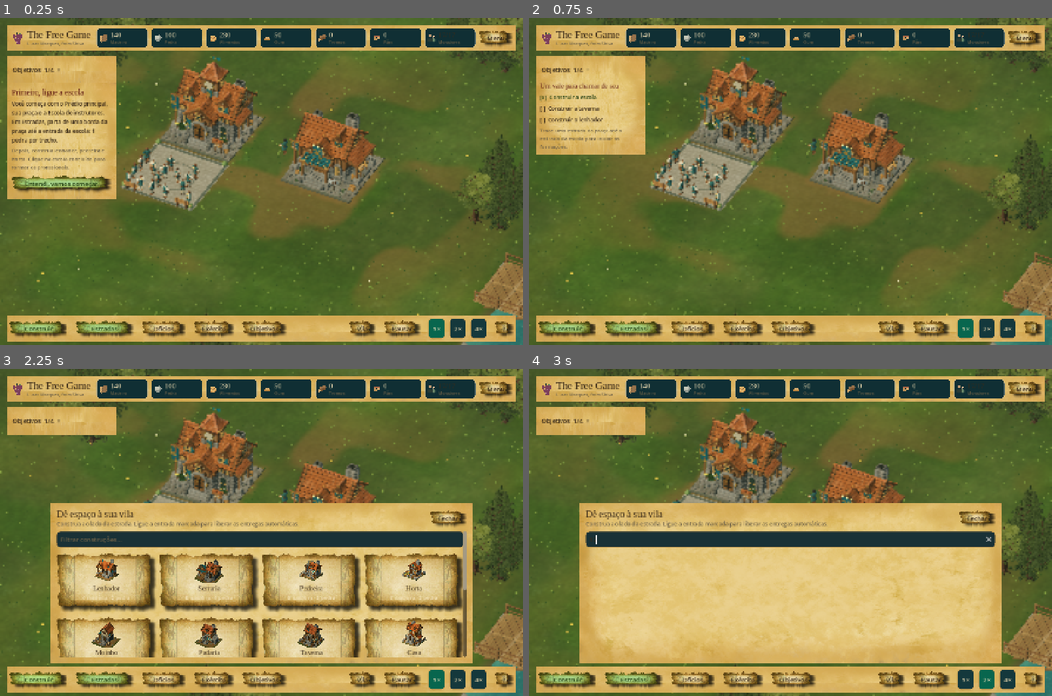
Above: before the commit, frames 1-4 (two rows, left to right).
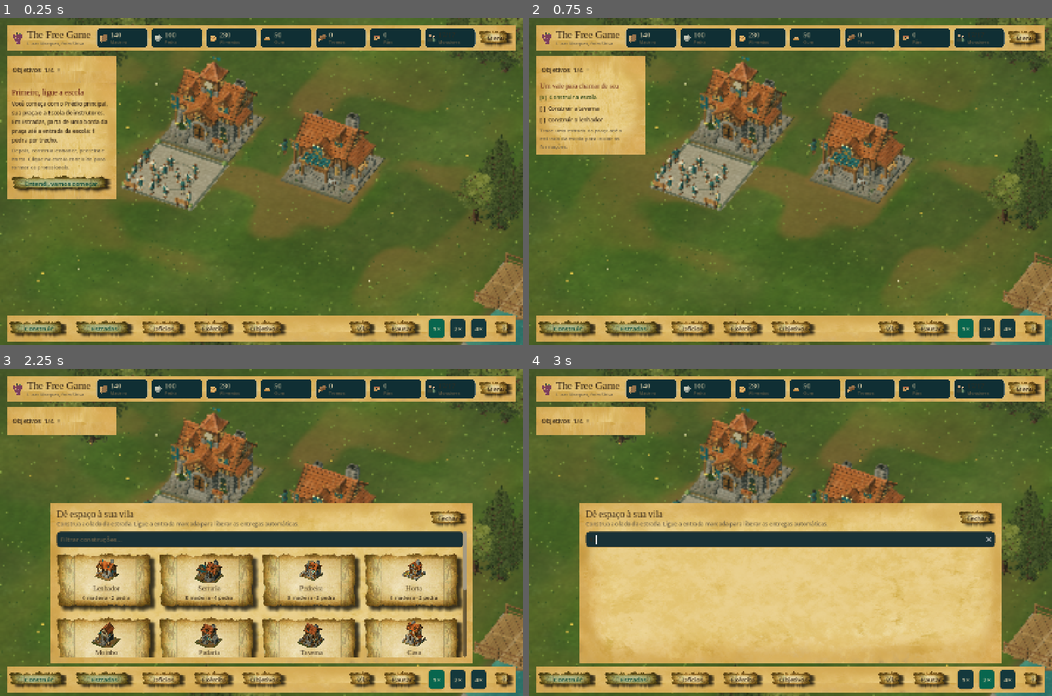
Above: after the commit, the same moments.

Repository: LucasMarquesShiva/the-free-game
Game: Godot game, scene res://scenes/loading.tscn
The game is run twice, just before and just after one commit, with the same random seed, the same clock (stepped at 60 frames per second) and the same inputs.
Inputs (mouse positions are in pixels of both pictures, inside the frame that each line leads up to):
- Up to frame 1 (0.25 s): no input
- Up to frame 2 (0.75 s): click "Objetivos 1/4 +" at 0.5 s
- Up to frame 3 (2.25 s): click "Objetivos 1/4 −" at 1.25 s; click "Construir" at 2 s
- Up to frame 4 (3 s): click (790, 539) at 2.77 s; type "12" at 2.85 s

The runs differ from the first frame. In frame 1, 0.3% of the frame differs, in the area x 3-23%, y 49-96%; in frame 2, 0.1%; in frame 3, 0.4%, in the area x 2-84%, y 69-96%; in frame 4, 0.1%.

Commit message:
Fix light cost text on build cards and wire _accent()'s color param back up
The build-card cost label (e.g. "6 madeira · 2 pedra") was set to
INK_DARK at creation but refresh() reset it to plain INK (light) on
every update depending on affordability — same runtime-override
pattern as the earlier objectives/inspector bugs, just not caught
because it only shows once resources are tracked. Also fixed
_inspection_cancel's DANGER (light) font color the same way.

Separately, _accent() had stopped using its `color` parameter entirely
after the banner refactor, always rendering green regardless of what
was passed — silently breaking the red restart-confirmation button.
Now derives both the banner tint and the dark ink text color from
whatever color is passed, so callers can still differentiate accents.

Diff:
--- a/game/ui/approved_hud.gd
+++ b/game/ui/approved_hud.gd
@@ -401,13 +401,14 @@
 	return box
 
 func _accent(button: Button, color: Color = Color("08664e")) -> void:
-	var tint := Color(0.72,0.98,0.82)
+	var tint := color.lightened(0.75)
+	var ink := color.darkened(0.35)
 	button.add_theme_stylebox_override("normal", _paper_button_style(tint))
-	button.add_theme_stylebox_override("hover", _paper_button_style(tint*Color(1.08,1.06,1.0)))
-	button.add_theme_stylebox_override("pressed", _paper_button_style(tint*Color(0.85,0.85,0.8)))
-	button.add_theme_color_override("font_color", SUCCESS_DARK)
-	button.add_theme_color_override("font_hover_color", SUCCESS_DARK)
-	button.add_theme_color_override("font_pressed_color", SUCCESS_DARK)
+	button.add_theme_stylebox_override("hover", _paper_button_style(tint.lightened(0.08)))
+	button.add_theme_stylebox_override("pressed", _paper_button_style(tint.darkened(0.12)))
+	button.add_theme_color_override("font_color", ink)
+	button.add_theme_color_override("font_hover_color", ink)
+	button.add_theme_color_override("font_pressed_color", ink)
 
 func _spacer(parent: Node) -> Control:
 	var spacer := Control.new()
@@ -829,7 +830,7 @@
 	_inspect_map.size_flags_horizontal = Control.SIZE_EXPAND_FILL
 	_inspection_cancel = _button(actions,tr("Cancelar obra"),_cancel_inspected)
 	_inspection_cancel.size_flags_horizontal = Control.SIZE_EXPAND_FILL
-	_inspection_cancel.add_theme_color_override("font_color",DANGER)
+	_inspection_cancel.add_theme_color_override("font_color",DANGER_DARK)
 	_inspection_cancel.tooltip_text = tr("Interromper esta obra e liberar os materiais que ainda não foram usados")
 	_recruit_melee = _button(box, tr("Recrutar lanceiro (machado)"), func(): command_requested.emit("recruit", {"role": "lancer"}))
 	_recruit_ranged = _button(box, tr("Recrutar arqueiro (arco)"), func(): command_requested.emit("recruit", {"role": "archer"}))
@@ -1290,7 +1291,7 @@
 				if _available(item) < int(cost[item]):
 					enough = false
 			var cost_label: Label = _build_costs[kind]
-			cost_label.add_theme_color_override("font_color",INK if enough else DANGER)
+			cost_label.add_theme_color_override("font_color",INK_DARK if enough else DANGER_DARK)
 		if _drawer_kind == "training":
 			_refresh_school_context()
 			_resident_label.text = tr("{count} moradores disponíveis").format({"count":int(counts.get("resident",0))})
